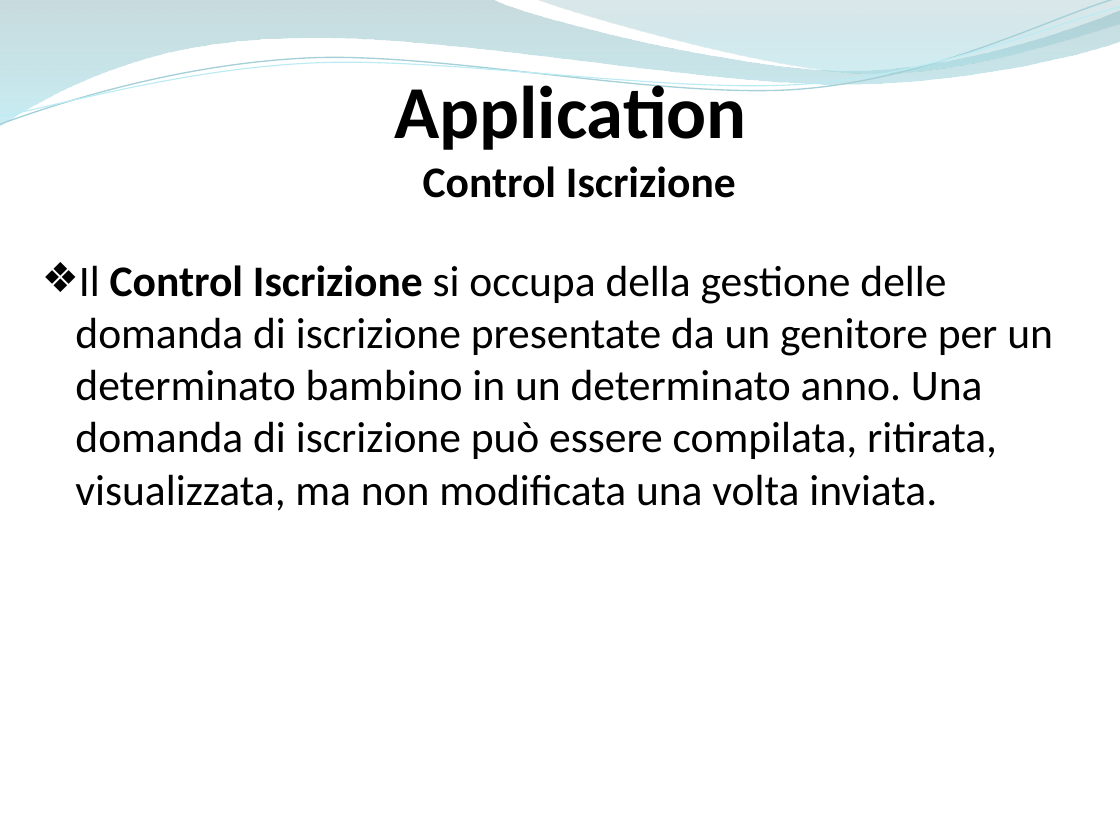
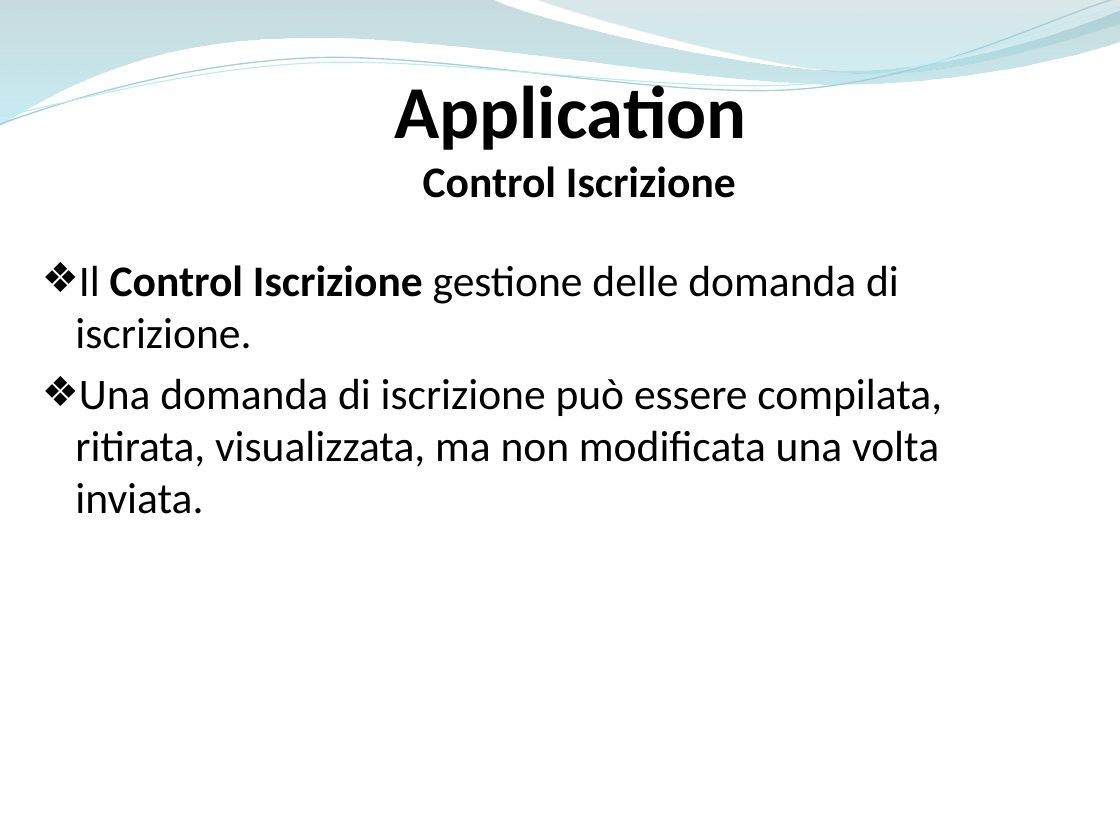
Before and after one commit to ammirate/at-silo, a slide deck: slide 77 of Presentazione/Atsilo1/[BOZZA] Atsilo_A_PresentazioneFinale copia.pptx (slide 78 before the commit). Drawn at 1120x840 pixels with LibreOffice and Linux fonts; fonts in the diff are those of the drawing. Boxes give left, top, right and bottom in pixels: in the first picture for what was removed or moved away, otherwise in the second. Text is boxed around its words. In the diff, an @@ line names an element or a change of style, - is before the commit and + after.

```diff
--- a/Presentazione/Atsilo1/[BOZZA] Atsilo_A_PresentazioneFinale copia.pptx
+++ b/Presentazione/Atsilo1/[BOZZA] Atsilo_A_PresentazioneFinale copia.pptx
@@ text at (x1=75, y1=265, x2=942, y2=514): text changed @@
-❖ Il Control Iscrizione si occupa della gestione delle domanda di iscrizione presentate da un genitore per un determinato bambino in un determinato anno. Una domanda di iscrizione può essere compilata, ritirata, visualizzata, ma non modificata una volta inviata.
+❖ Il Control Iscrizione gestione delle domanda di iscrizione.
+❖ Una domanda di iscrizione può essere compilata, ritirata, visualizzata, ma non modificata una volta inviata.
```
Also in this commit, not shown: 12 other slides changed, 1 slide added, 3 slides removed.
